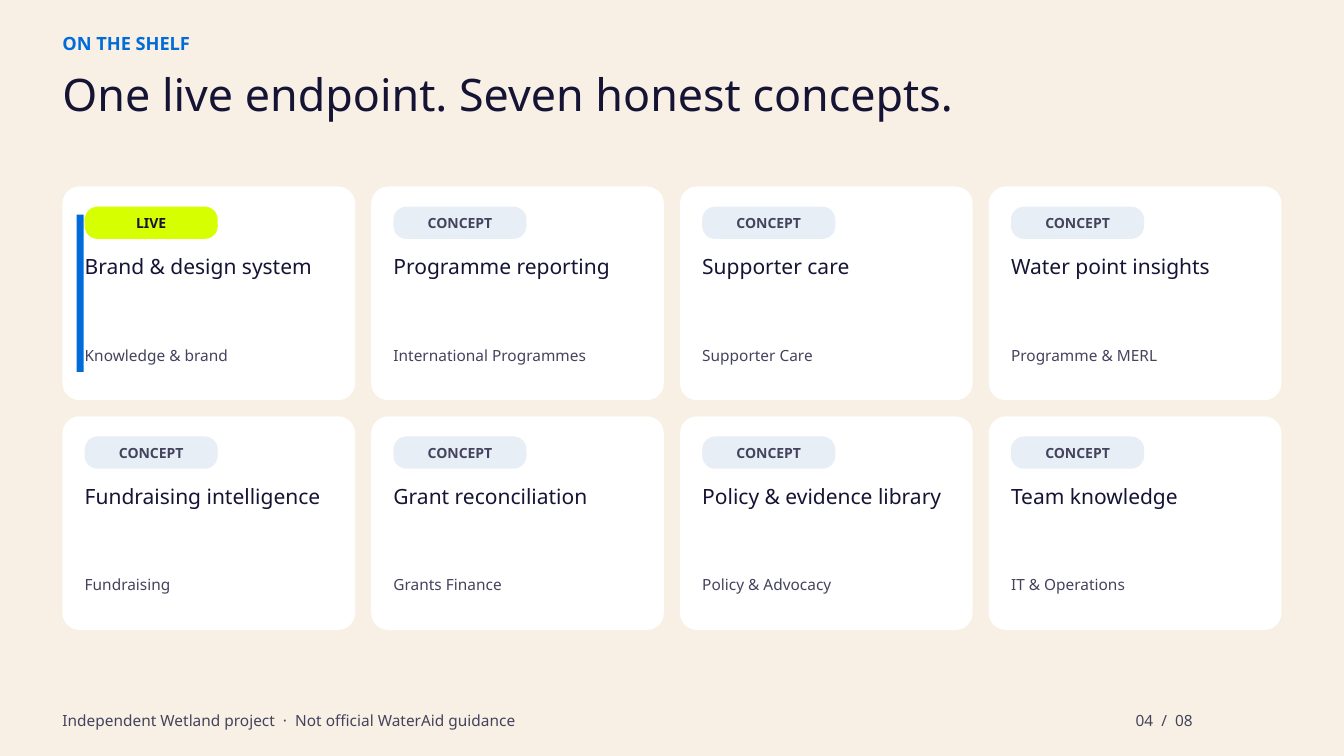
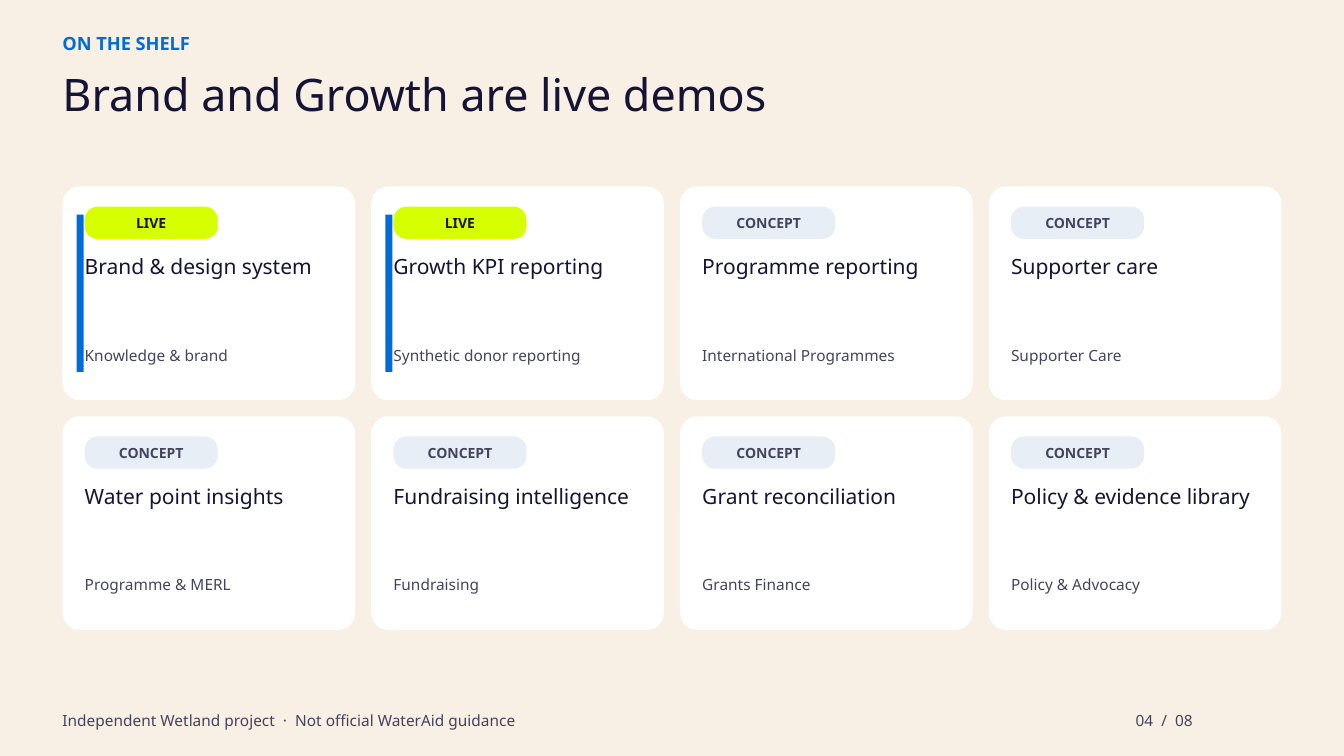
Before and after one commit to mohammedahmxd/Wetland, a slide deck: slide 4 of decks/wetland-mcp-marketplace.pptx. Drawn at 1344x756 pixels with LibreOffice and Linux fonts; fonts in the diff are those of the drawing. Boxes give left, top, right and bottom in pixels: in the first picture for what was removed or moved away, otherwise in the second. Text is boxed around its words. In the diff, an @@ line names an element or a change of style, - is before the commit and + after.

```diff
--- a/decks/wetland-mcp-marketplace.pptx
+++ b/decks/wetland-mcp-marketplace.pptx
@@ text at box(62, 77, 766, 112): text changed @@
-One live endpoint. Seven honest concepts.
+Brand and Growth are live demos
@@ rounded rectangle "LIVE" at box(393, 207, 526, 239): fill #E7EEF6 to #D6FF00 @@
@@ rectangle added at box(385, 215, 392, 372), fill #006BD9 @@
@@ text in rounded rectangle at box(445, 218, 475, 228): text changed; text colour #44435D to #151435 @@
-CONCEPT
+LIVE
@@ text added at box(393, 258, 603, 279), 15 pt, text #151435 @@
+Growth KPI reporting
@@ text added at box(393, 349, 581, 365), 11 pt, text #44435D @@
+Synthetic donor reporting
@@ text "Water point insights": place and size @@
-text "Water point insights" at box(1011, 258, 1209, 279)
+text "Water point insights" at box(85, 488, 283, 509)
@@ text removed at box(1011, 488, 1178, 509) @@
-Team knowledge
@@ text "Programme & MERL": place and size @@
-text "Programme & MERL" at box(1011, 350, 1157, 365)
+text "Programme & MERL" at box(85, 579, 230, 594)
@@ 10 texts: place and size @@
-10 texts at box(85, 258, 941, 594)
+10 texts at box(393, 258, 1250, 594)
@@ text removed at box(1011, 578, 1125, 594) @@
-IT & Operations
```
Also in this commit, not shown: 4 other slides changed, 5 other files.
